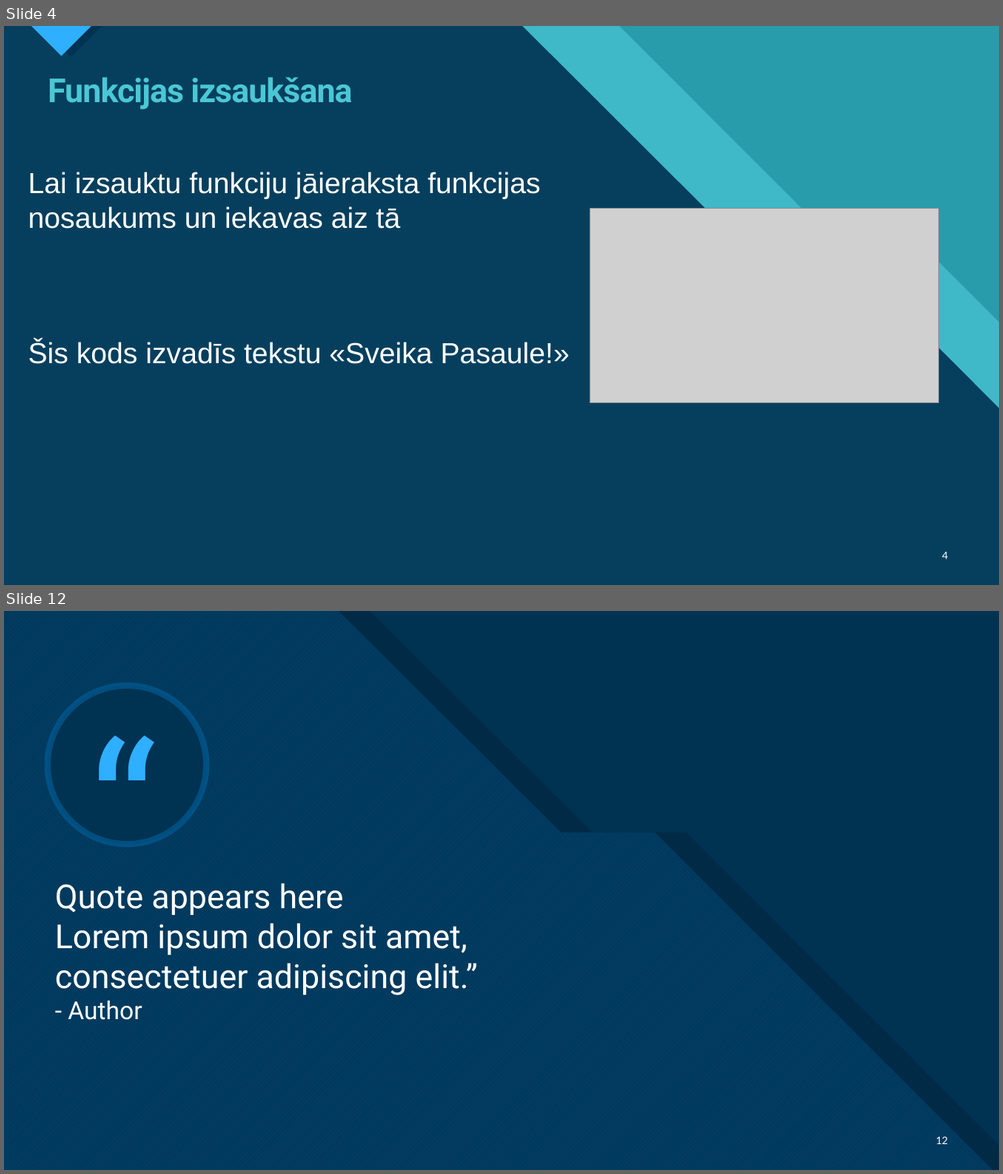
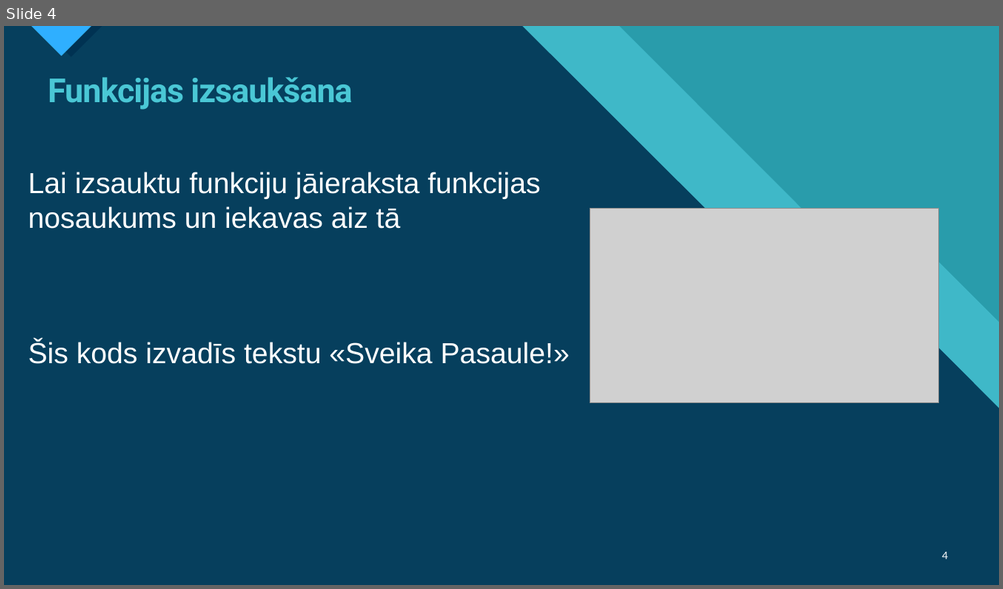
Before and after one commit to Klavinsnemakprogrammet/GalaEksamens2.Kurss, a slide deck: Python Funkcijas.pptx. Shown one above the other, each under a label of ours: slides 4 and 12 before the commit, slide 4 after it; the slides between them are not shown. The pictures are 1003x1174 and 1003x589 pixels, drawn with LibreOffice and Linux fonts; fonts in the diff are those of the drawing; grey boxes stand for pictures. Boxes give left, top, right and bottom in pixels: in the first picture for what was removed or moved away, otherwise in the second. Text is boxed around its words. In the diff, an @@ line names an element or a change of style, - is before the commit and + after.

```diff
--- a/Python Funkcijas.pptx
+++ b/Python Funkcijas.pptx
@@ slide 12 removed at (4, 611, 999, 1170), background #FFFFFF; not listed: 9 template elements that a slide beside it also shows @@
@@ rectangle removed at (4, 611, 999, 1170) @@
@@ freeform shape removed at (4, 611, 993, 1170) @@
@@ freeform shape removed at (4, 611, 999, 1170) @@
@@ freeform shape removed at (35, 611, 999, 1170) @@
@@ ellipse removed at (47, 686, 206, 845) @@
@@ text removed at (82, 686, 165, 920) @@
-“
@@ title removed at (55, 883, 478, 1020) @@
-Quote appears here
-Lorem ipsum dolor sit amet, consectetuer adipiscing elit.”
-- Author
@@ page number removed at (936, 1137, 948, 1145) @@
-12
```
Also in this commit, not shown: 1 slide changed, 6 slides added, 9 other slides removed.
